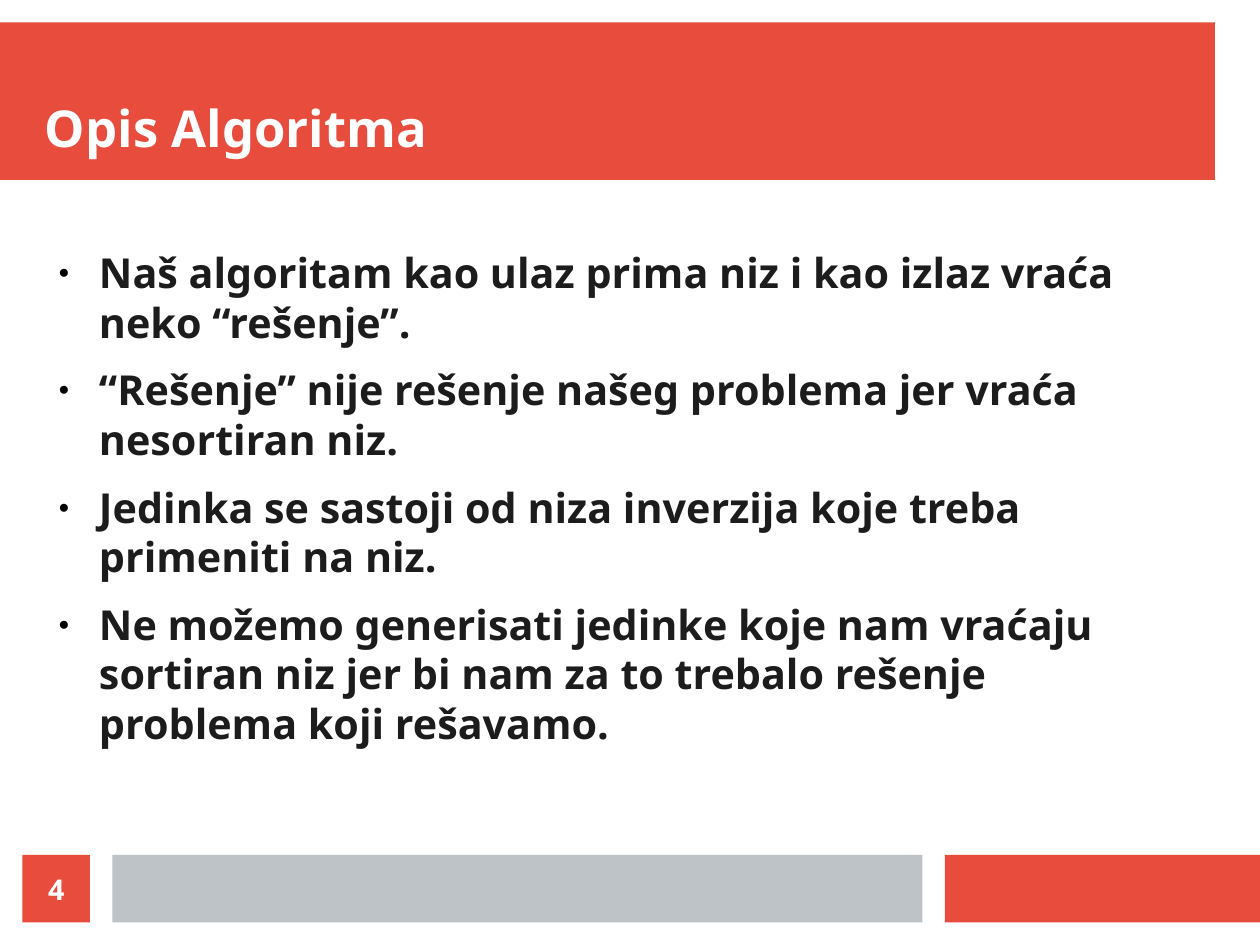
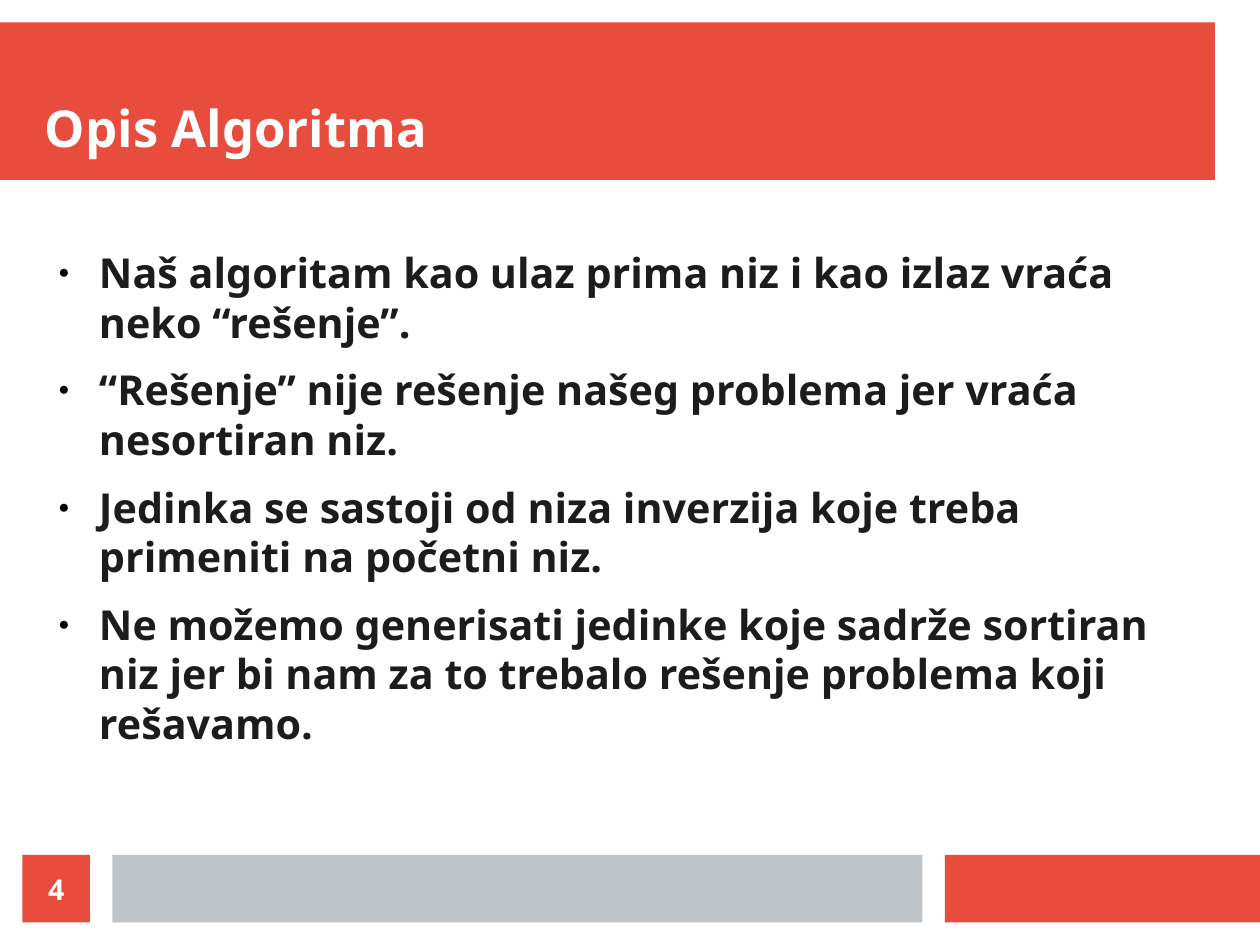
Before and after one commit to LukaVujcic/Minimum-Sorting-By-Reversals, a slide deck: slide 4 of prezentacija.odp. Drawn at 1260x945 pixels with LibreOffice and Linux fonts; fonts in the diff are those of the drawing. Boxes give left, top, right and bottom in pixels: in the first picture for what was removed or moved away, otherwise in the second. Text is boxed around its words. In the diff, an @@ line names an element or a change of style, - is before the commit and + after.

```diff
--- a/prezentacija.odp
+++ b/prezentacija.odp
@@ text at (99, 491, 1148, 740): text changed @@
-● Jedinka se sastoji od niza inverzija koje treba primeniti na niz.
-● Ne možemo generisati jedinke koje nam vraćaju sortiran niz jer bi nam za to trebalo rešenje problema koji rešavamo.
+● Jedinka se sastoji od niza inverzija koje treba primeniti na početni niz.
+● Ne možemo generisati jedinke koje sadrže sortiran niz jer bi nam za to trebalo rešenje problema koji rešavamo.
```
Also in this commit, not shown: 7 other slides changed.
